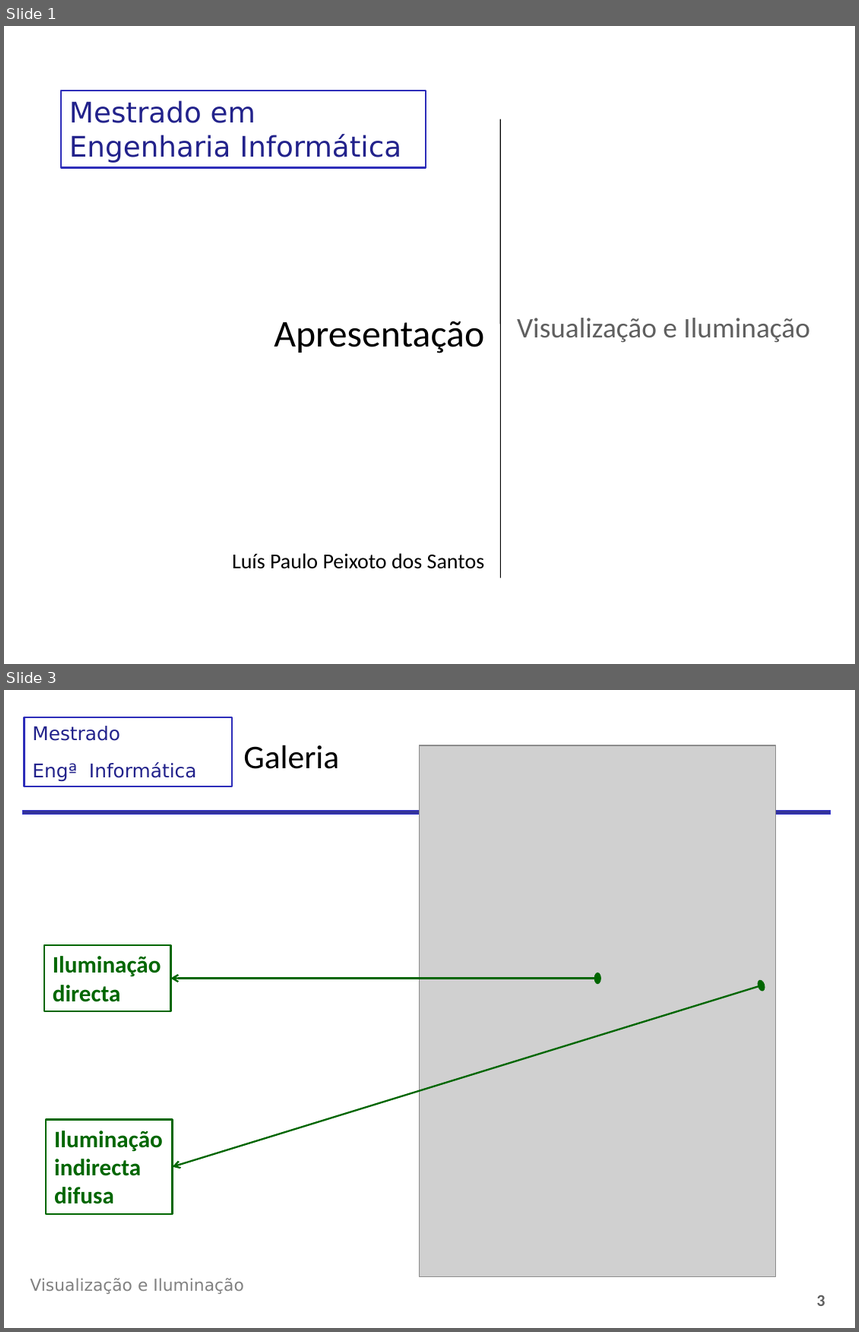
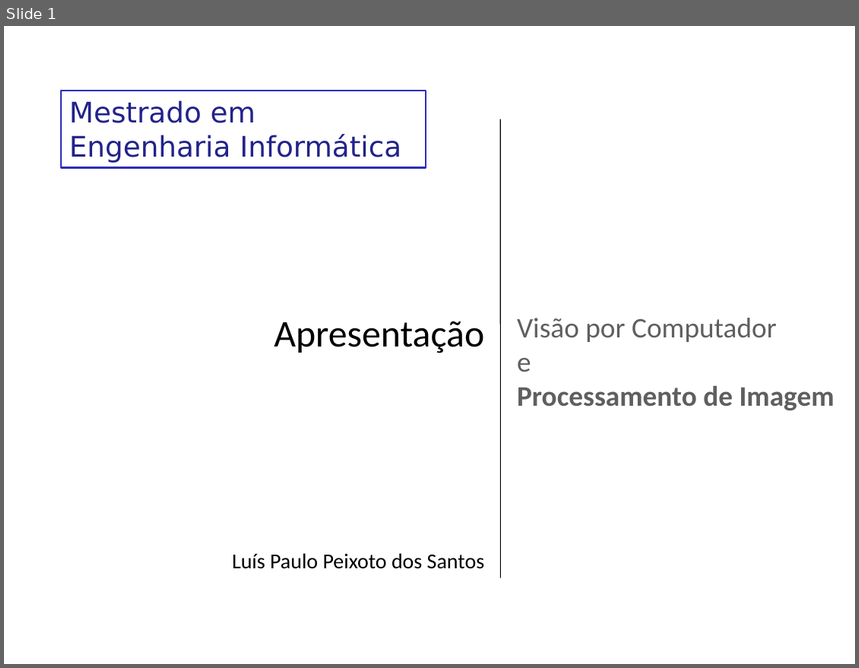
Before and after one commit to LykiFyar/stuff, a slide deck: Yr4/Sem2/CG/VCPI/Aulas/Aula1/00-Apresentacao.pptx. Shown one above the other, each under a label of ours: slides 1 and 3 before the commit, slide 1 after it; the slides between them are not shown. The pictures are 859x1332 and 859x668 pixels, drawn with LibreOffice and Linux fonts; fonts in the diff are those of the drawing; grey boxes stand for pictures; background and template pictures are left out. Boxes give left, top, right and bottom in pixels: in the first picture for what was removed or moved away, otherwise in the second. Text is boxed around its words. In the diff, an @@ line names an element or a change of style, - is before the commit and + after.

```diff
--- a/Yr4/Sem2/CG/VCPI/Aulas/Aula1/00-Apresentacao.pptx
+++ b/Yr4/Sem2/CG/VCPI/Aulas/Aula1/00-Apresentacao.pptx
@@ slide 3 removed at (4,690,855,1328), background picture (left out) @@
@@ rectangle removed at (25,717,232,787) @@
-Mestrado
-Engª Informática
@@ title removed at (243,745,339,769) @@
-Galeria
@@ picture removed at (420,745,776,1277) @@
@@ rectangle removed at (23,810,831,815) @@
@@ rectangle removed at (44,945,171,1011) @@
-Iluminação
-directa
@@ double arrow removed from (598, 979) to (171, 979) @@
@@ double arrow removed from (762, 986) to (173, 1167) @@
@@ rectangle removed at (46,1120,173,1214) @@
-Iluminação
-indirecta
-difusa
@@ text removed at (30,1278,244,1294) @@
-Visualização e Iluminação
@@ page number removed at (817,1295,826,1306) @@
-3
@@ slide 1 changed as well @@
@@ title at (517,318,835,411): text changed; bold on @@
-Visualização e Iluminação
+Visão por Computador
+e
+Processamento de Imagem
```
Also in this commit, not shown: 1 other slide changed, 2 slides added, 4 other slides removed, 17 other files.
